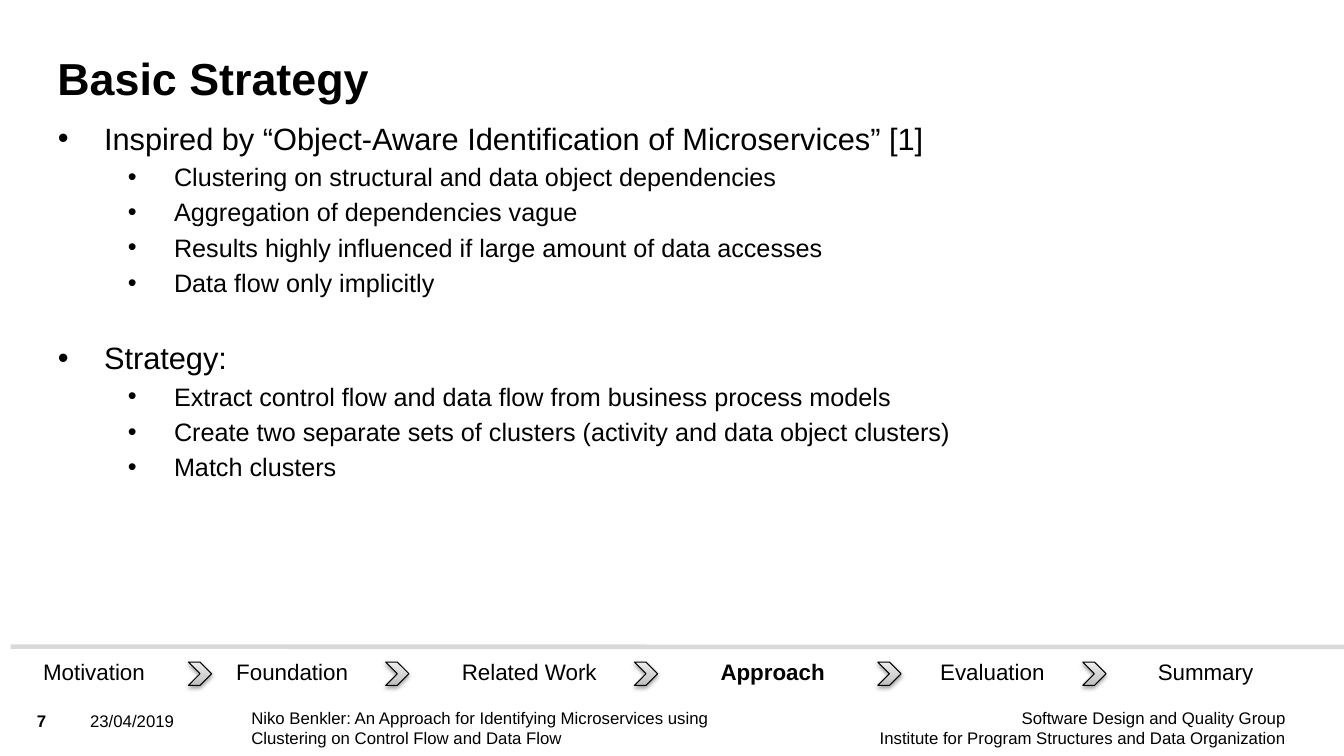
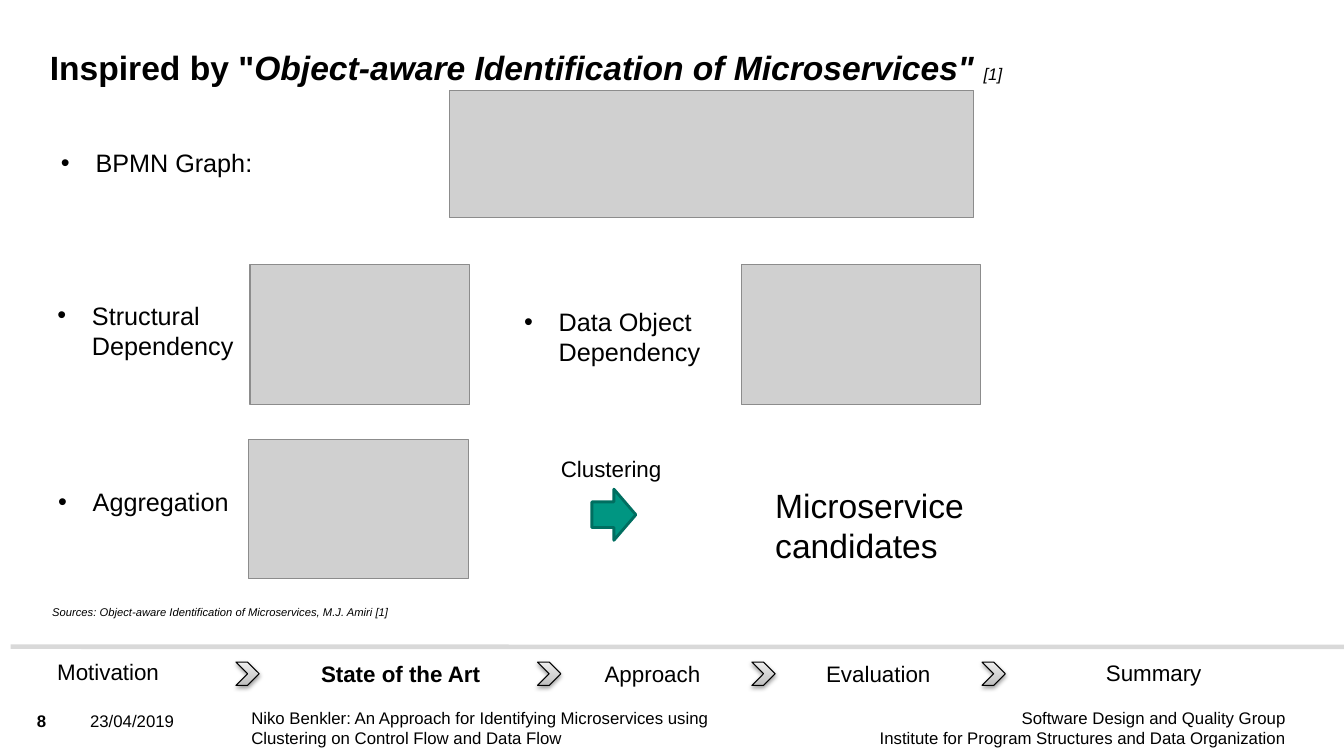
Before and after one commit to Benkler/BA, a slide deck: slide 8 of Vortrag/BA_Niko_Benkler_Presentation.pptx (slide 7 before the commit). Drawn at 1344x756 pixels with LibreOffice and Linux fonts; fonts in the diff are those of the drawing; grey boxes stand for pictures; background and template pictures are left out. Boxes give left, top, right and bottom in pixels: in the first picture for what was removed or moved away, otherwise in the second. Text is boxed around its words. In the diff, an @@ line names an element or a change of style, - is before the commit and + after.

```diff
--- a/Vortrag/BA_Niko_Benkler_Presentation.pptx
+++ b/Vortrag/BA_Niko_Benkler_Presentation.pptx
@@ title added at (50, 55, 1003, 87), 24 pt, text #000000, bold, italic @@
+Inspired by "Object-aware Identification of Microservices" [1]
@@ title removed at (57, 62, 368, 104) @@
-Basic Strategy
@@ picture added at (450, 90, 974, 218) @@
@@ text removed at (104, 127, 949, 477) @@
-• Inspired by “Object-Aware Identification of Microservices” [1]
-  • Clustering on structural and data object dependencies
-  • Aggregation of dependencies vague
-  • Results highly influenced if large amount of data accesses
-  • Data flow only implicitly
-• Strategy:
-  • Extract control flow and data flow from business process models
-  • Create two separate sets of clusters (activity and data object clusters)
-  • Match clusters
@@ text added at (96, 153, 252, 178), 18 pt, text #000000 @@
+• BPMN Graph:
@@ picture added at (250, 265, 470, 405) @@
@@ picture added at (741, 265, 981, 405) @@
@@ text added at (92, 306, 233, 361), 18 pt, text #000000 @@
+• Structural Dependency
@@ text added at (559, 312, 700, 367), 18 pt, text #000000 @@
+• Data Object Dependency
@@ picture added at (248, 440, 468, 579) @@
@@ text added at (561, 460, 662, 482), 16 pt, text #000000 @@
+Clustering
@@ text added at (93, 492, 229, 517), 18 pt, text #000000 @@
+• Aggregation
@@ right arrow added at (592, 489, 636, 540), fill #009682, outline #006F60 2 pt @@
@@ text added at (775, 493, 964, 559), 24 pt, text #000000 @@
+Microservice candidates
@@ text added at (52, 608, 388, 619), 8 pt, text #000000, italic @@
+Sources: Object-aware Identification of Microservices, M.J. Amiri [1]
@@ text "Motivation": place and size @@
-text "Motivation" at (43, 663, 145, 681)
+text "Motivation" at (57, 663, 159, 681)
@@ text "Approach": place and size @@
-text "Approach" at (721, 663, 825, 685)
+text "Approach" at (605, 665, 701, 687)
@@ text "Approach" at (605, 665, 701, 687): bold off @@
@@ text "Evaluation": place and size @@
-text "Evaluation" at (940, 663, 1044, 681)
+text "Evaluation" at (826, 665, 930, 683)
@@ text "Summary": place and size @@
-text "Summary" at (1158, 664, 1254, 685)
+text "Summary" at (1106, 665, 1202, 686)
@@ chevron: place and size @@
-chevron at (189, 662, 212, 686)
+chevron at (236, 662, 259, 686)
@@ text removed at (236, 663, 348, 681) @@
-Foundation
@@ text added at (321, 665, 480, 683), 16 pt, text #000000, bold @@
+State of the Art
@@ chevron removed at (386, 662, 409, 686) @@
@@ text removed at (462, 663, 597, 681) @@
-Related Work
@@ chevron: place and size @@
-chevron at (634, 662, 657, 686)
+chevron at (537, 662, 561, 686)
@@ chevron: place and size @@
-chevron at (878, 662, 901, 686)
+chevron at (752, 662, 775, 686)
@@ chevron: place and size @@
-chevron at (1083, 662, 1106, 686)
+chevron at (982, 662, 1005, 686)
@@ page number at (37, 715, 46, 727): text changed @@
-7
+8
```
Also in this commit, not shown: 18 other slides changed, 6 slides added, 3 slides removed, 12 other files.
